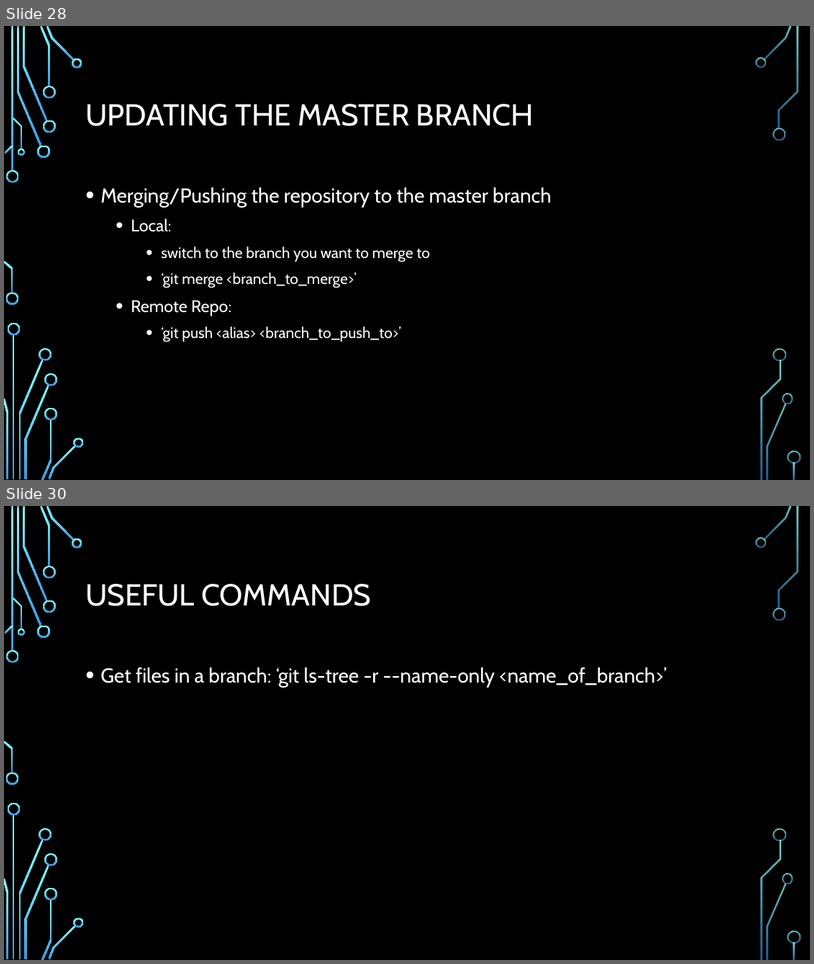
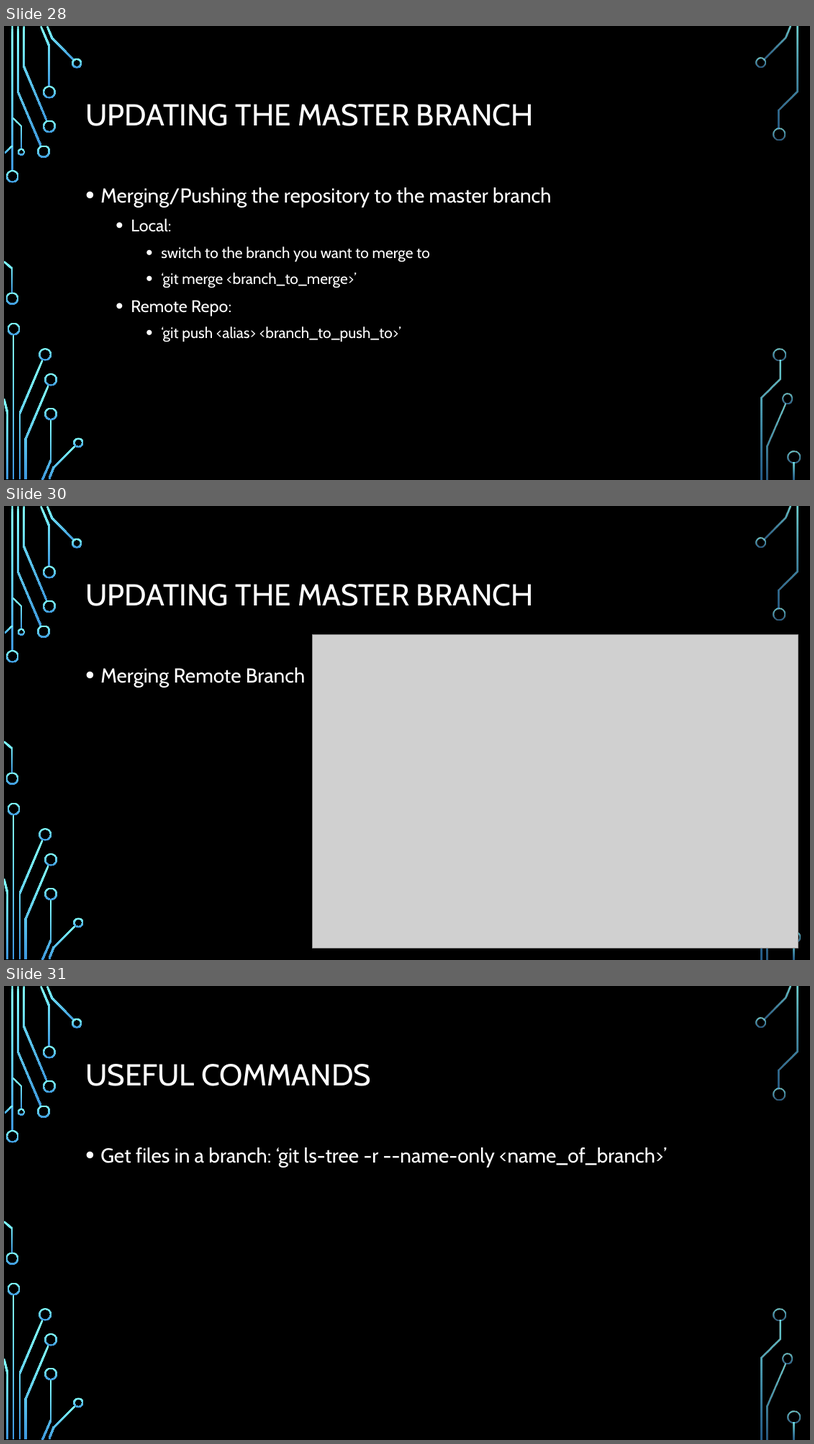
Before and after one commit to dbowmans46/PracticalProgramming, a slide deck: Git Tutorial/Git Tutorial.pptx. Shown one above the other, each under a label of ours: slides 28 and 30 before the commit, slides 28, 30 and 31 after it; the slides between them are not shown. The pictures are 814x964 and 814x1444 pixels, drawn with LibreOffice and Linux fonts; fonts in the diff are those of the drawing; grey boxes stand for pictures; background and template pictures are left out. Boxes give left, top, right and bottom in pixels: in the first picture for what was removed or moved away, otherwise in the second. Text is boxed around its words. In the diff, an @@ line names an element or a change of style, - is before the commit and + after.

```diff
--- a/Git Tutorial/Git Tutorial.pptx
+++ b/Git Tutorial/Git Tutorial.pptx
@@ slide 30 added at (x1=4, y1=506, x2=810, y2=960), background picture (left out); not listed: 34 template elements that a slide beside it also shows @@
@@ title added at (x1=85, y1=584, x2=534, y2=606), 36 pt, text #FFFFFF @@
+UPDATING THE MASTER BRANCH
@@ picture added at (x1=313, y1=635, x2=799, y2=947) @@
@@ text added at (x1=100, y1=667, x2=305, y2=687), 24 pt, text #FFFFFF @@
+• Merging Remote Branch
@@ what was slide 30 is now slide 31 @@
```
Also in this commit, not shown: 1 slide changed.
